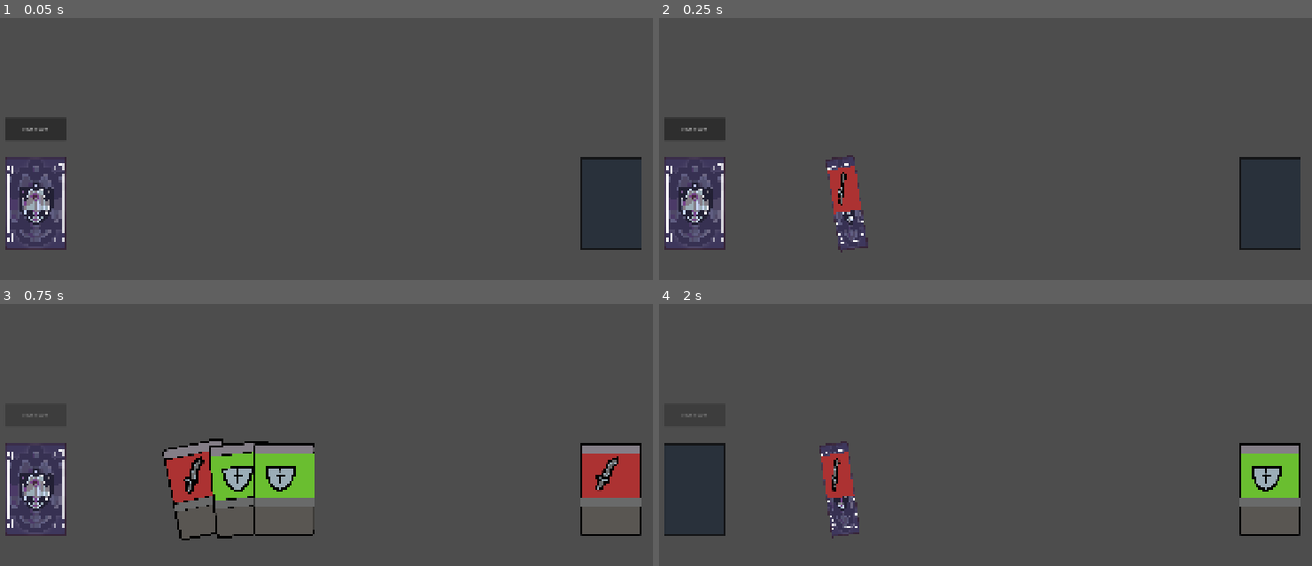
Above: before the commit, frames 1-4 (two rows, left to right).
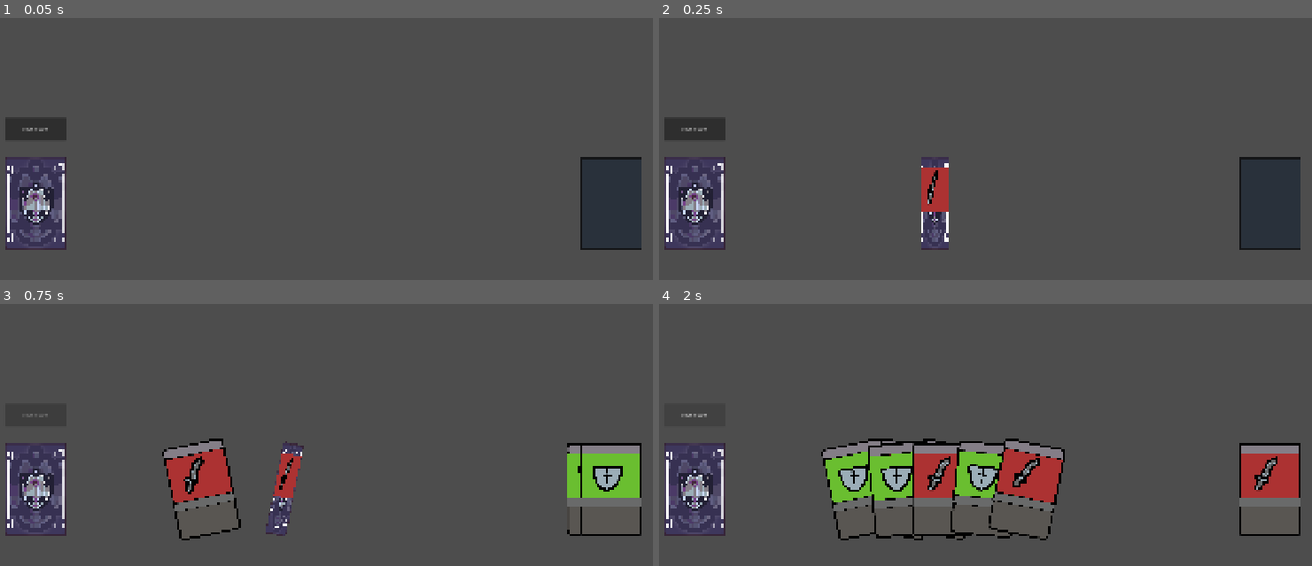
Above: after the commit, the same moments.

Repository: SevvyP/untitled
Game: Godot game, scene res://scenes/main.tscn
Two runs of this game, one before a commit and one after it. Both use one fixed random seed, a clock stepped at 60 frames per second and the inputs below.
Inputs (mouse positions are in pixels of both pictures, inside the frame that each line leads up to):
- Up to frame 1 (0.05 s): no input
- Up to frame 2 (0.25 s): no input
- Up to frame 3 (0.75 s): click "End turn" at 0.5 s
- Up to frame 4 (2 s): click (691, 414) at 1.25 s, where only the run before the commit has a clickable "End turn"

Frame 1 is identical in both runs. In frame 2, 2.6% of the frame differs, in the area x 25-45%, y 52-90%; in frame 3, 6.2%; in frame 4, 13%, in the area x 0-98%, y 41-91%.

Commit message:
fix: better hand position adjustment when drawing card

Diff:
--- a/scripts/main.gd
+++ b/scripts/main.gd
@@ -66,10 +66,8 @@
 func draw_card() -> void:
 	if deck.size() == 0:
 		# small pause before playing shuffle animation
-		await get_tree().create_timer(.5).timeout
+		await get_tree().create_timer(.15).timeout
 		await shuffle_discard_into_deck()
-		# small pause before next draw animation
-		await get_tree().create_timer(.15).timeout
 
 	var card_data : CardData = deck.pop_back()
 	var start_pos : Vector2 = deck_reference.global_position
@@ -79,7 +77,7 @@
 	card_scene.global_position = start_pos
 	card_scene.scale = CARD_DEFAULT_SCALE
 	hand.append(card_scene)
-	deal_to_hand(card_scene) # don't have to await this as stagger will be set per card anyways
+	await deal_to_hand(card_scene) # don't have to await this as stagger will be set per card anyways
 	if deck.size() == 0:
 		deck_reference.get_node("card_back").visible = false
 
@@ -150,9 +148,6 @@
 	var final_pos: Vector2
 	var final_rot: float
 
-	# This dictates how long to wait between each card's movement (in seconds)
-	var stagger_delay: float = 0.15
-
 	var final_tween : Tween
 	for i in hand:
 		var hand_ratio: float = 0.5
@@ -167,16 +162,13 @@
 		i.in_hand_pos = final_pos
 		i.in_hand_rot = final_rot
 
-		# calculate the delay
-		var card_delay : float = i.index_in_hand * stagger_delay
-
 		# apply delay to the tweens
 		var tween : Tween = get_tree().create_tween().set_ease(Tween.EASE_OUT).set_trans(Tween.TRANS_CUBIC)
 		# play the flip card animation only if this is a new card
 		if i == new_card:
-			tween.parallel().tween_callback(i.get_node("animation").play.bind("flip_card")).set_delay(card_delay)
-		tween.parallel().tween_property(i, "global_position", final_pos, 0.25).set_delay(card_delay)
-		tween.parallel().tween_property(i, "rotation", final_rot, 0.35).set_delay(card_delay)
+			tween.parallel().tween_callback(i.get_node("animation").play.bind("flip_card"))
+		tween.parallel().tween_property(i, "global_position", final_pos, 0.15)
+		tween.parallel().tween_property(i, "rotation", final_rot, 0.15)
 		final_tween = tween
 
 	await final_tween.finished
